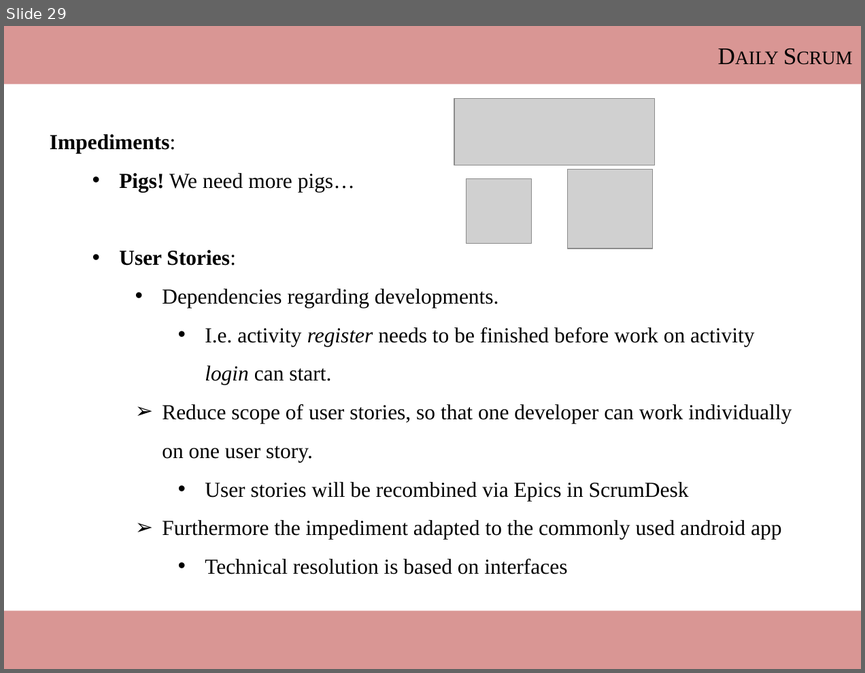
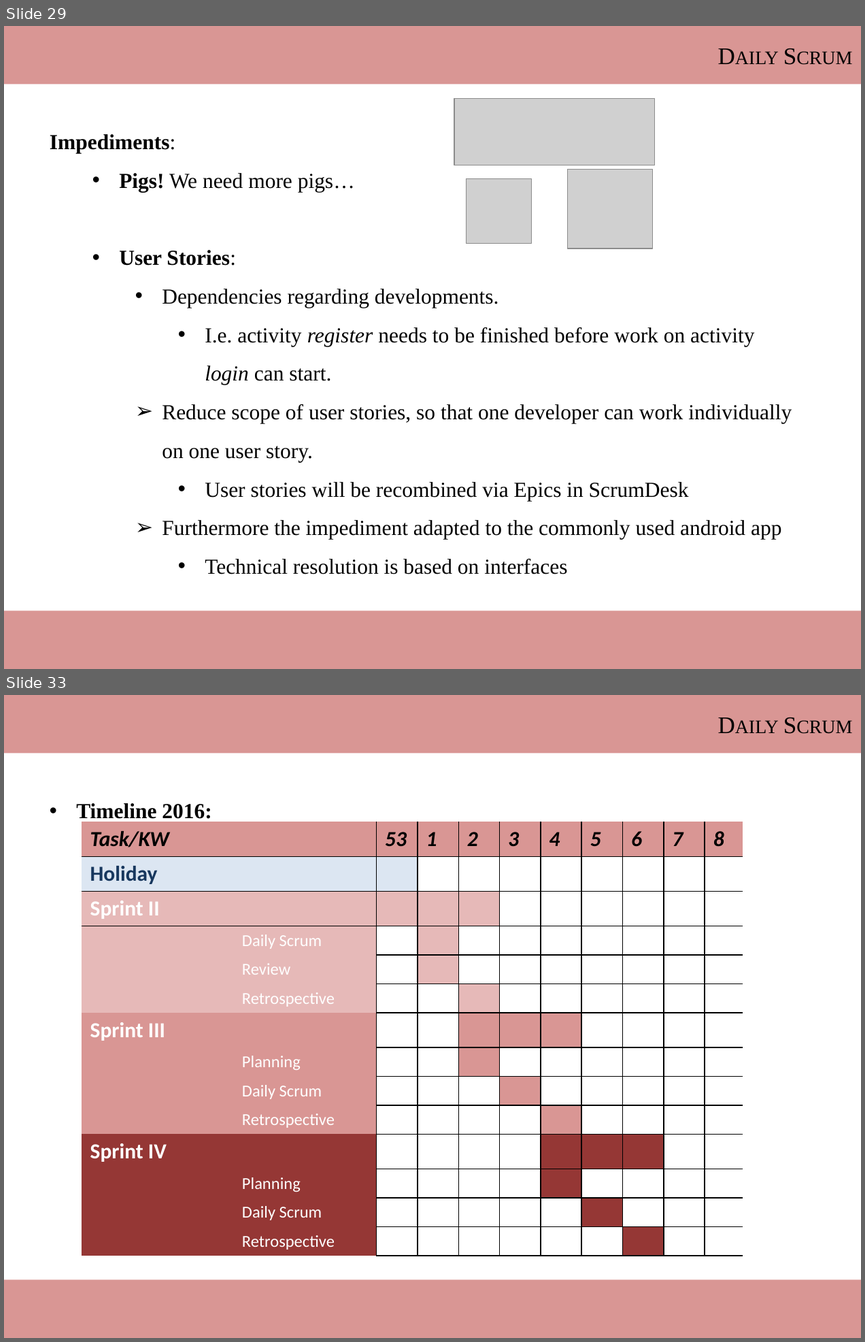
Before and after one commit to ThomasRoehl/ShopAdmin, a slide deck: Dokumentation/ShopAdmin_slidecollection.pptx. Shown one above the other, each under a label of ours: slide 29 before the commit, slides 29 and 33 after it; the slides between them are not shown. The pictures are 865x673 and 865x1342 pixels, drawn with LibreOffice and Linux fonts; fonts in the diff are those of the drawing; grey boxes stand for pictures. Boxes give left, top, right and bottom in pixels: in the first picture for what was removed or moved away, otherwise in the second. Text is boxed around its words. In the diff, an @@ line names an element or a change of style, - is before the commit and + after.

```diff
--- a/Dokumentation/ShopAdmin_slidecollection.pptx
+++ b/Dokumentation/ShopAdmin_slidecollection.pptx
@@ slide 33 added at (x1=4, y1=695, x2=861, y2=1338), background #FFFFFF @@
@@ rectangle added at (x1=4, y1=695, x2=861, y2=753), fill #D99694, 20 pt, text #000000, small capitals @@
+Daily Scrum
@@ text added at (x1=76, y1=803, x2=211, y2=823), 18 pt, text #000000, bold @@
+• Timeline 2016:
@@ table added at (x1=82, y1=821, x2=743, y2=1252), 14 rows, 11 columns @@
+Task/KW |  | 53 | 1 | 2 | 3 | 4 | 5 | 6 | 7 | 8
+Holiday |  |  |  |  |  |  |  |  |  | 
+Sprint II |  |  |  |  |  |  |  |  |  | 
+ | Daily Scrum |  |  |  |  |  |  |  |  | 
+ | Review |  |  |  |  |  |  |  |  | 
+ | Retrospective |  |  |  |  |  |  |  |  | 
+Sprint III |  |  |  |  |  |  |  |  |  | 
+ | Planning |  |  |  |  |  |  |  |  | 
+ | Daily Scrum |  |  |  |  |  |  |  |  | 
+ | Retrospective |  |  |  |  |  |  |  |  | 
+Sprint IV |  |  |  |  |  |  |  |  |  | 
+ | Planning |  |  |  |  |  |  |  |  | 
+ | Daily Scrum |  |  |  |  |  |  |  |  | 
+ | Retrospective |  |  |  |  |  |  |  |  | 
@@ rectangle added at (x1=4, y1=1279, x2=861, y2=1338), fill #D99694 @@
```
Also in this commit, not shown: 1 slide changed, 3 other slides added, 2 other files.
